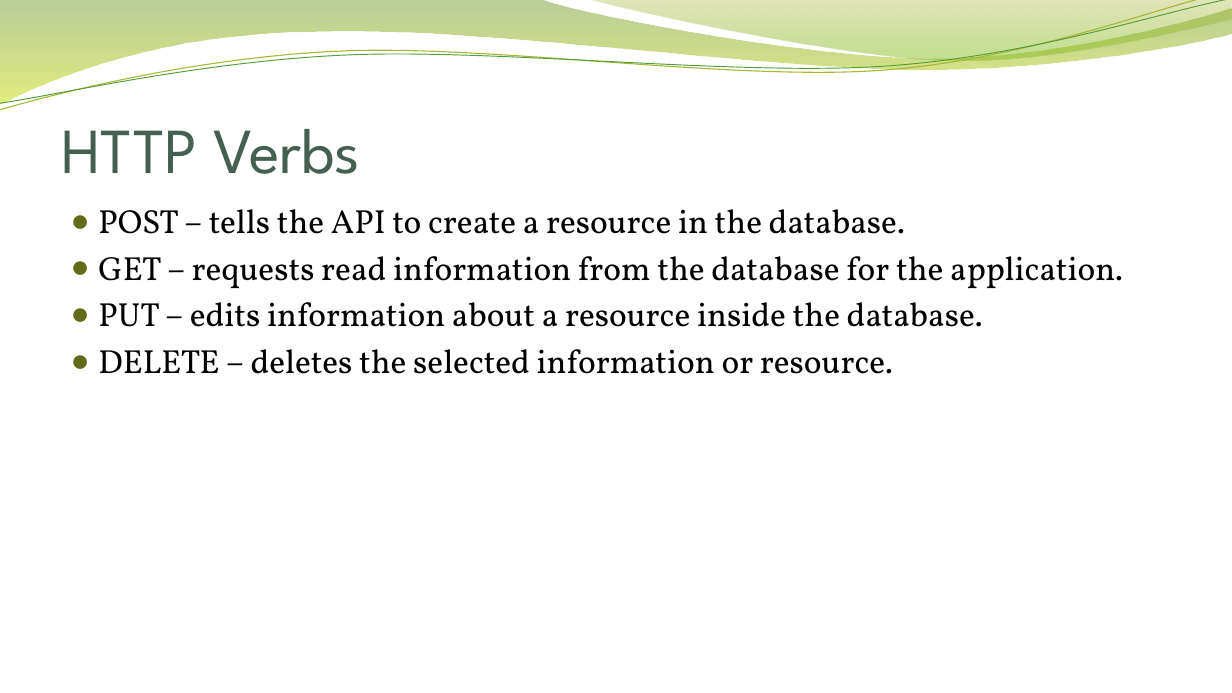
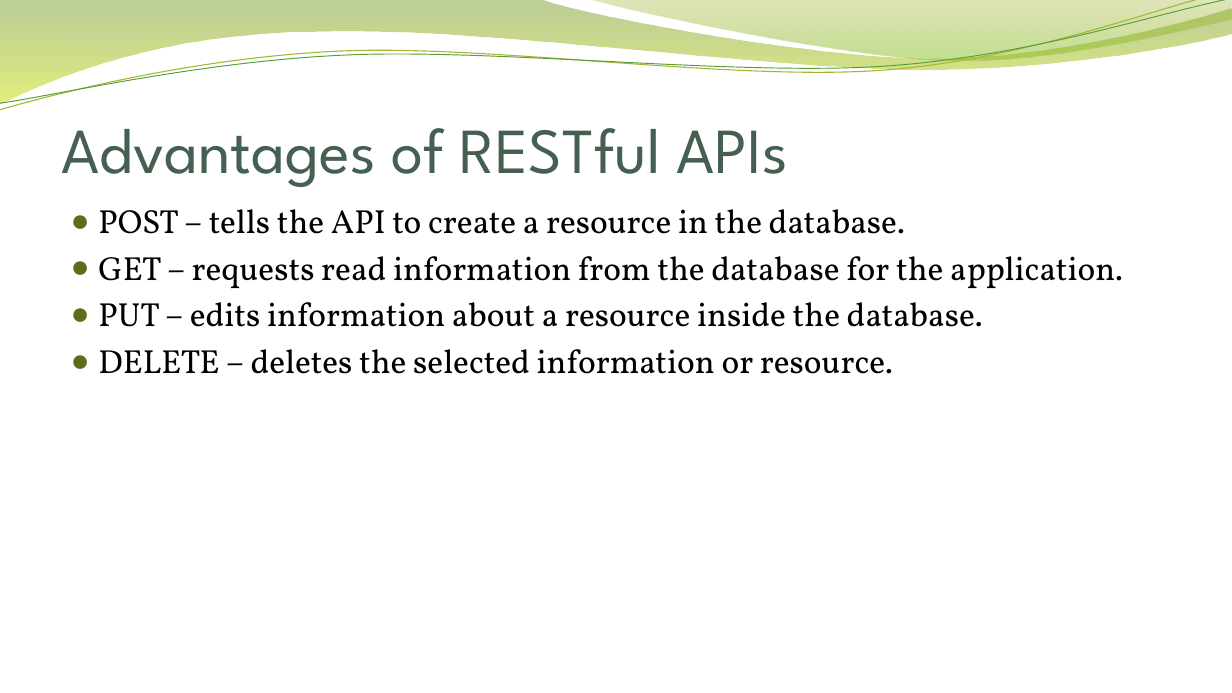
Before and after one commit to PrometheanDream/personal-portfolio, a slide deck: slide 8 of restful-api-presentations-simpson/assignment-1.3-simpson.pptx. Drawn at 1232x693 pixels with LibreOffice and Linux fonts; fonts in the diff are those of the drawing; background and template pictures are left out. Boxes give left, top, right and bottom in pixels: in the first picture for what was removed or moved away, otherwise in the second. Text is boxed around its words. In the diff, an @@ line names an element or a change of style, - is before the commit and + after.

```diff
--- a/restful-api-presentations-simpson/assignment-1.3-simpson.pptx
+++ b/restful-api-presentations-simpson/assignment-1.3-simpson.pptx
@@ title at [62, 128, 788, 187]: text changed @@
-HTTP Verbs
+Advantages of RESTful APIs
```
Also in this commit, not shown: 8 other slides changed.
